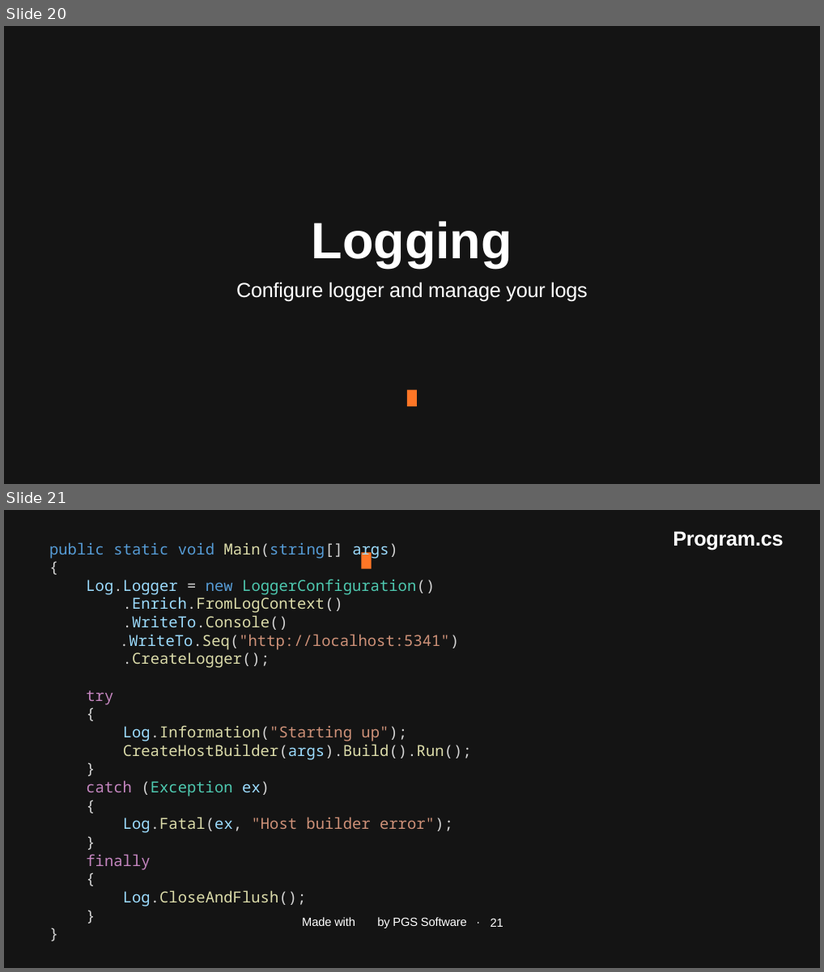
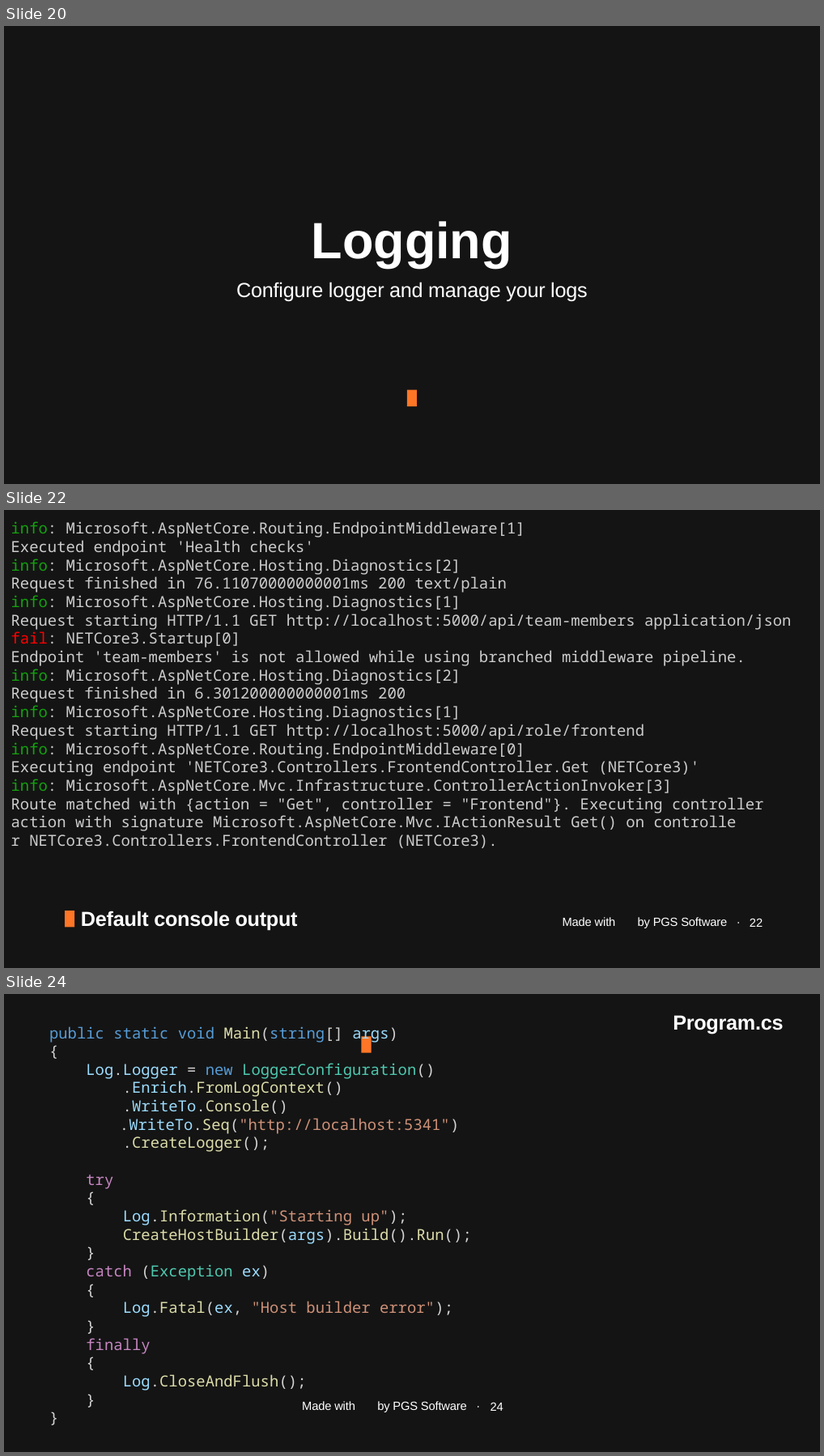
Before and after one commit to januszmarcinik/.NET-getting-started, a slide deck: PGS SharpDev.pptx. Shown one above the other, each under a label of ours: slides 20 and 21 before the commit, slides 20, 22 and 24 after it; the slides between them are not shown. The pictures are 824x972 and 824x1456 pixels, drawn with LibreOffice and Linux fonts; fonts in the diff are those of the drawing; background and template pictures are left out. Boxes give left, top, right and bottom in pixels: in the first picture for what was removed or moved away, otherwise in the second. Text is boxed around its words. In the diff, an @@ line names an element or a change of style, - is before the commit and + after.

```diff
--- a/PGS SharpDev.pptx
+++ b/PGS SharpDev.pptx
@@ slide 22 added at bbox=[4, 510, 820, 968], background #141414 @@
@@ text added at bbox=[11, 521, 791, 849], 36 pt, text #CCCCCC @@
+info: Microsoft.AspNetCore.Routing.EndpointMiddleware[1]
+Executed endpoint 'Health checks'
+info: Microsoft.AspNetCore.Hosting.Diagnostics[2]
+Request finished in 76.11070000000001ms 200 text/plain
+info: Microsoft.AspNetCore.Hosting.Diagnostics[1]
+Request starting HTTP/1.1 GET http://localhost:5000/api/team-members application/json
+fail: NETCore3.Startup[0]
+Endpoint 'team-members' is not allowed while using branched middleware pipeline.
+info: Microsoft.AspNetCore.Hosting.Diagnostics[2]
+Request finished in 6.301200000000001ms 200
+info: Microsoft.AspNetCore.Hosting.Diagnostics[1]
+Request starting HTTP/1.1 GET http://localhost:5000/api/role/frontend
+info: Microsoft.AspNetCore.Routing.EndpointMiddleware[0]
+Executing endpoint 'NETCore3.Controllers.FrontendController.Get (NETCore3)'
+info: Microsoft.AspNetCore.Mvc.Infrastructure.ControllerActionInvoker[3]
+Route matched with {action = "Get", controller = "Frontend"}. Executing controller action with signature Microsoft.AspNetCore.Mvc.IActionResult Get() on controlle
+r NETCore3.Controllers.FrontendController (NETCore3).
@@ rectangle added at bbox=[65, 911, 74, 927], fill #FF7626 @@
@@ text added at bbox=[81, 911, 298, 931], 48 pt, text #FFFFFF, bold @@
+Default console output
@@ text added at bbox=[563, 917, 727, 929], 28 pt, text #FFFFFF @@
+Made with by PGS Software ·
@@ page number added at bbox=[750, 918, 763, 927], 28 pt, text #FFFFFF @@
+22
@@ what was slide 21 is now slide 24 @@
@@ page number at bbox=[491, 1402, 504, 1411]: text changed @@
-21
+24
```
Also in this commit, not shown: 1 slide changed, 2 other slides added.
